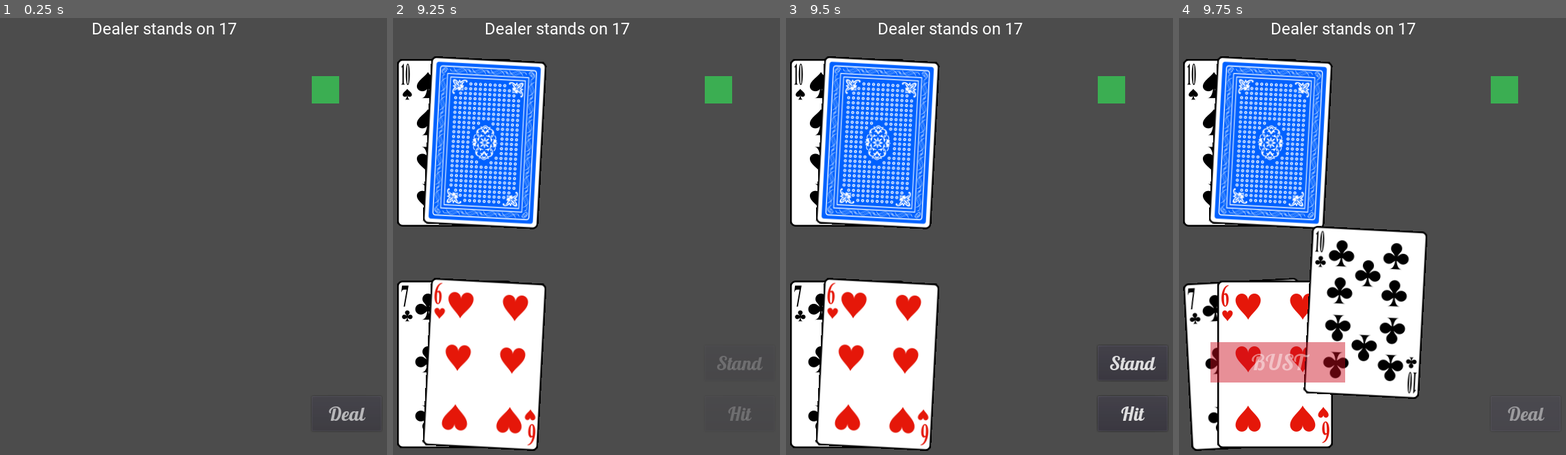
Above: before the commit, frames 1-4 (left to right).
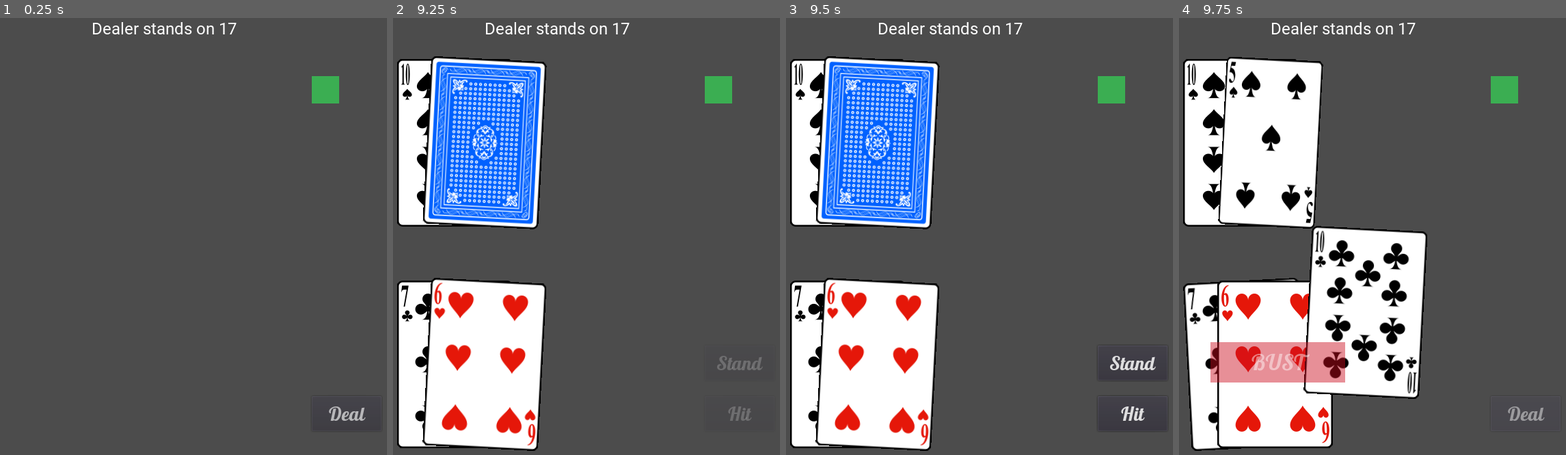
Above: after the commit, the same moments.

Repository: justin-calleja/Blackjack
Game: Godot game, scene res://scenes/game/game.tscn
Two runs of this game, one before a commit and one after it. Both use one fixed random seed, a clock stepped at 60 frames per second and the inputs below.
Inputs (mouse positions are in pixels of both pictures, inside the frame that each line leads up to):
- Up to frame 1 (0.25 s): no input
- Up to frame 2 (9.25 s): click "Deal" at 0.5 s; tap Enter at 1.25 s; move the mouse to (663, 223) at 1.27 s; click (663, 223) at 1.42 s; drag from (458, 271) to (532, 345) at 2.02 s; click "Stand" at 2.75 s; click "Deal" at 3.5 s; move the mouse to (605, 140) at 4.27 s; click (605, 140) at 4.42 s; drag from (532, 345) to (408, 175) at 5.02 s; click "Hit" at 5.75 s; click "Stand" at 6.5 s; click "Deal" at 7.25 s; move the mouse to (706, 323) at 8.02 s; click (706, 323) at 8.17 s; drag from (408, 175) to (482, 127) at 8.77 s
- Up to frame 3 (9.5 s): no input
- Up to frame 4 (9.75 s): click "Hit" at 9.5 s

Frames 1-3 are identical in both runs. In frame 4, 11% of the frame differs, in the area x 7-40%, y 8-49%.

Commit message:
Fix bug with dealer taking cards forever on bust

Diff:
--- a/scripts/blackjack_player.gd
+++ b/scripts/blackjack_player.gd
@@ -3,7 +3,7 @@
 
 
 #https://docs.godotengine.org/en/stable/getting_started/scripting/gdscript/gdscript_basics.html#class-constructor
-func _init(_deck, _position, _cards_x_offset = 50).(_deck, _position, _cards_x_offset):
+func _init(a_deck, a_position, a_cards_x_offset = 50).(a_deck, a_position, a_cards_x_offset):
 	pass
 
 
@@ -67,11 +67,12 @@
 
 func get_hand_info() -> Dictionary:
 	var best_hand_total = get_best_hand_total()
-	print('%s> best_hand_total: %s' % [name, best_hand_total])
-	print('%s> %s' % [name, PoolStringArray(get_highest_hand_values()).join(" ")])
+	# print_debug('%s> best_hand_total: %s' % [name, best_hand_total])
+	# print_debug('%s> %s' % [name, PoolStringArray(get_highest_hand_values()).join(" ")])
 	return {
 		"is_blackjack": best_hand_total == 21,
 		"is_bust": best_hand_total == 0,
-		"should_dealer_stand": best_hand_total >= 17,
+		# the dealer should keep taking cards till 17+ or bust
+		"should_dealer_take_card": best_hand_total < 17 and not best_hand_total == 0,
 		"best_hand_total": best_hand_total,
 	}
--- a/scripts/deck.gd
+++ b/scripts/deck.gd
@@ -26,6 +26,8 @@
 
 
 func take_by_name(card_name: String) -> String:
+	if undealt_card_names.size() == 0:
+		return EMPTY
 	var index = undealt_card_names.find(card_name)
 	if index == -1:
 		return NO_SUCH_CARD
@@ -35,8 +37,8 @@
 
 
 func take_from_back() -> String:
+	if undealt_card_names.size() == 0:
+		return EMPTY
 	var card_name = undealt_card_names.pop_back()
-	if card_name == null:
-		return EMPTY
 	dealt_card_names.push_back(card_name)
 	return card_name
--- a/scripts/game_player.gd
+++ b/scripts/game_player.gd
@@ -28,9 +28,6 @@
 	game_over_label.rect_position += Vector2(90, 90)
 	add_child(tween)
 
-
-func flip_card_at_index(index):
-	player.cards[index].flip()
 
 func get_next_card_position() -> Vector2:
 	# TODO: maybe this method should actually be implemented here...
@@ -90,3 +87,12 @@
 
 func hide_game_over_label():
 	tween.fade_out(game_over_label)
+
+
+func show_all_cards():
+	for card in player.cards:
+		if not card.is_face_up:
+			card.flip()
+	# or, knowing that only the dealer can have a face down card:
+	# if not player.cards[1].is_face_up:
+	# 	player.cards[1].flip()
--- a/scripts/states.gd
+++ b/scripts/states.gd
@@ -43,8 +43,12 @@
 		target.hit_btn.fade_out()
 		target.stand_btn.fade_out()
 		target.deal_btn.fade_in()
+
+		target.dealer.show_all_cards()
+
 		var player_hand_info = target.player.get_hand_info()
 		var dealer_hand_info = target.dealer.get_hand_info()
+
 		if player_hand_info.is_bust:
 			print('player is bust')
 			target.player.show_bust_label()
@@ -112,8 +116,9 @@
 
 	func _on_enter_state():
 		print("enter %s state" % ID)
-		target.dealer.flip_card_at_index(1)
-		while not target.dealer.get_hand_info().should_dealer_stand:
+		target.dealer.show_all_cards()
+
+		while target.dealer.get_hand_info().should_dealer_take_card:
 			target.move_card_from_deck_to_position(
 				target.dealer.take_card_face_up(), target.dealer.get_next_card_position()
 			)
